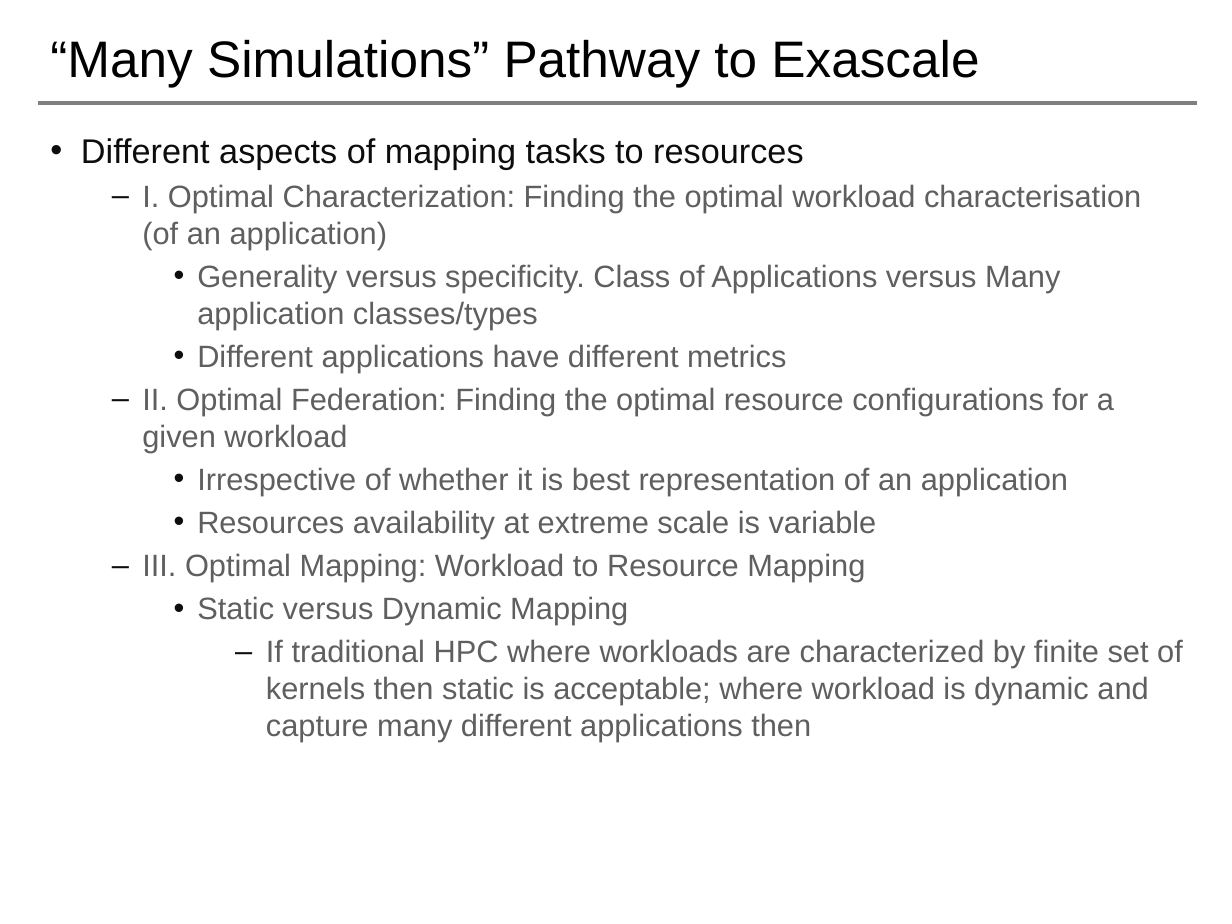
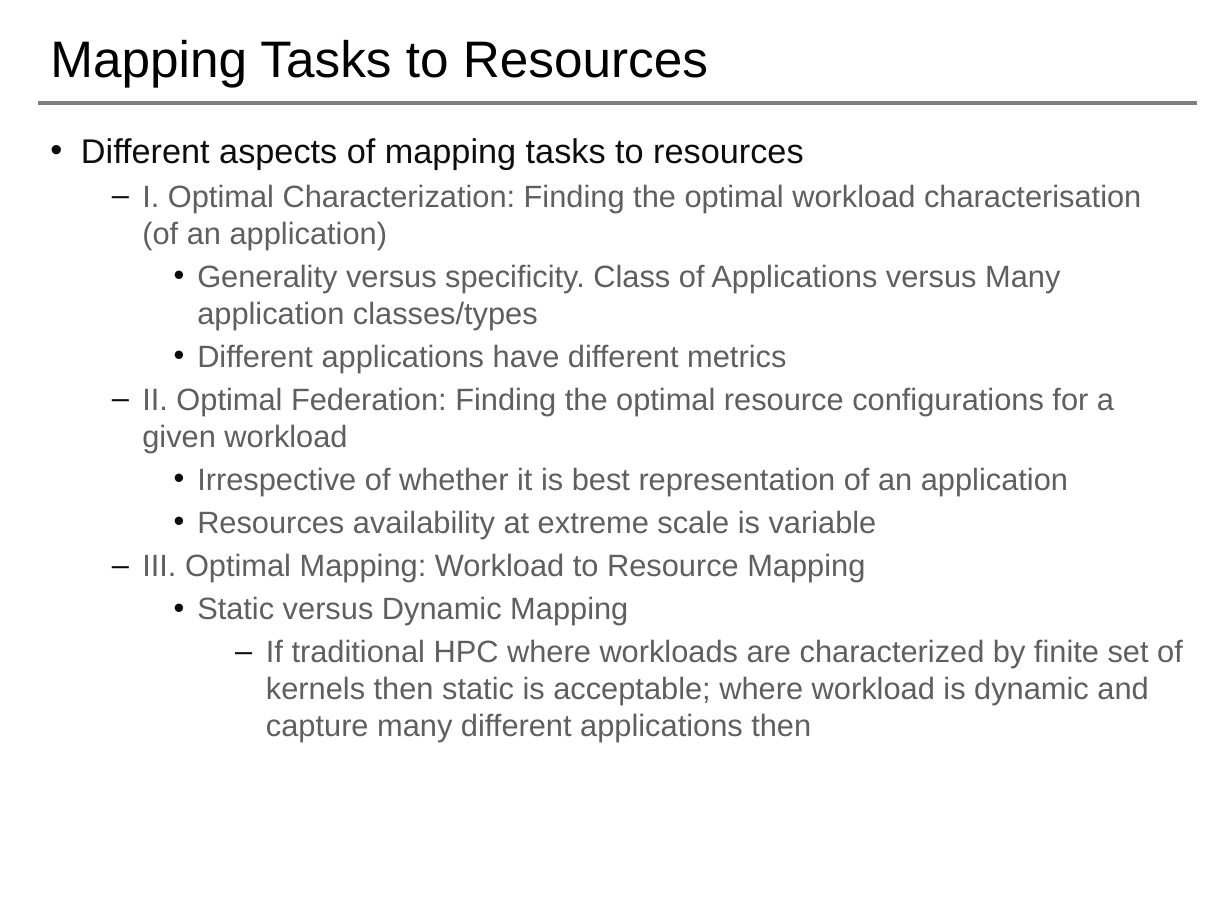
Before and after one commit to saga-project/NGMW, a slide deck: slide 13 of presentations/radical-modsim.pptx (slide 6 before the commit). Drawn at 1232x924 pixels with LibreOffice and Linux fonts; fonts in the diff are those of the drawing; background and template pictures are left out. Boxes give left, top, right and bottom in pixels: in the first picture for what was removed or moved away, otherwise in the second. Text is boxed around its words. In the diff, an @@ line names an element or a change of style, - is before the commit and + after.

```diff
--- a/presentations/radical-modsim.pptx
+++ b/presentations/radical-modsim.pptx
@@ title at [50, 39, 708, 87]: text changed @@
-“Many Simulations” Pathway to Exascale
+Mapping Tasks to Resources
```
Also in this commit, not shown: 9 other slides changed, 1 slide removed.
